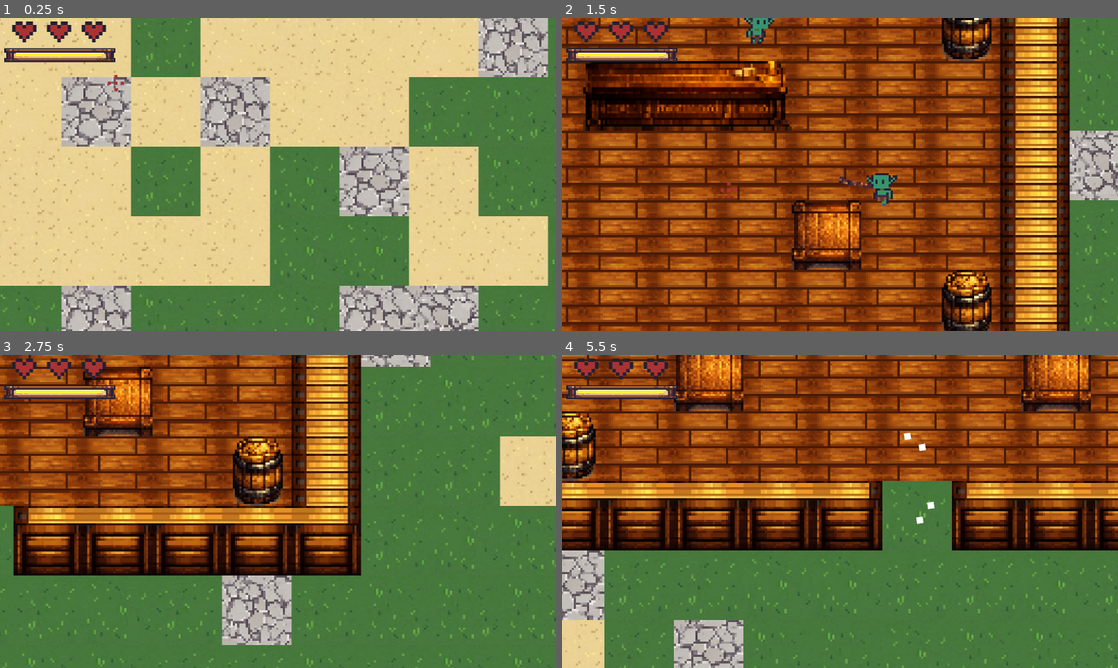
Above: before the commit, frames 1-4 (two rows, left to right).
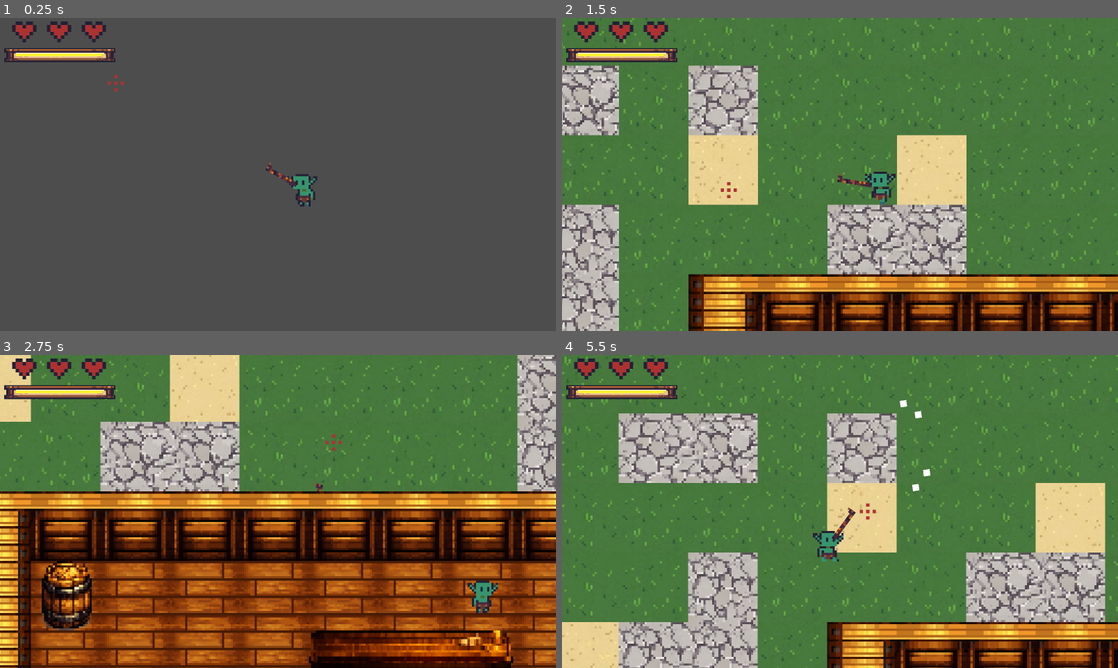
Above: after the commit, the same moments.

Repository: futurediffusion/nuclear-sand-box
Game: Godot game, scene res://scenes/main.tscn
Same seed, same stepped clock (60 frames per second), same inputs: the game is played once before the commit and once after it. This scene is started directly instead of the project's main scene. Sound files missing from this copy of the repository are replaced by a short silence.
Inputs (mouse positions are in pixels of both pictures, inside the frame that each line leads up to):
- Up to frame 1 (0.25 s): no input
- Up to frame 2 (1.5 s): tap Enter at 0.5 s; move the mouse to (962, 158) at 0.52 s; hold Right (move_right) 0.53-1.28 s; click (962, 158) at 0.6 s; move the mouse to (728, 190) at 1.27 s; hold Down (move_down) from 1.28 s (still down); right-click (728, 190) at 1.35 s
- Up to frame 3 (2.75 s): move the mouse to (333, 442) at 2.02 s; release Down (move_down) at 2.03 s; hold Right (move_right) from 2.03 s (still down); tap 1 at 2.1 s
- Up to frame 4 (5.5 s): move the mouse to (812, 574) at 2.77 s; release Right (move_right) at 2.78 s; hold Up (move_up) 2.78-3.53 s; tap 2 at 2.85 s; move the mouse to (1006, 558) at 3.52 s; hold Left (move_left) 3.53-5.03 s; tap 3 at 3.6 s; move the mouse to (673, 464) at 4.27 s; tap 4 at 4.35 s; move the mouse to (867, 511) at 5.02 s; hold Down (move_down) from 5.03 s (still down); click (867, 511) at 5.1 s

The runs differ from the first frame. In frame 1, 97% of the frame differs, in the area x 0-100%, y 0-100%; in frame 2, 92%; in frame 3, 85%; in frame 4, 81%.
Error after the commit: Invalid assignment of property or key 'tilemap' with value of type 'TileMap' on a base object of type 'Node (OcclusionController)'. (res://scripts/world/world.…

Commit message:
Support multiple tilemaps in occlusion controller

Diff:
--- a/scripts/world/OcclusionController.gd
+++ b/scripts/world/OcclusionController.gd
@@ -1,43 +1,47 @@
 extends Node
 class_name OcclusionController
 
-@export var tilemap: TileMap
+@export var tilemaps: Array[NodePath] = []
 @export var walls_layer: int = 2
 @export var fade_radius: float = 96.0
 @export var alpha_hidden: float = 0.35
 
-var _material: ShaderMaterial = null
+var _materials: Array[ShaderMaterial] = []
+var _tilemaps: Array[TileMap] = []
 
 func _ready() -> void:
-	if tilemap == null:
-		push_warning("[OcclusionController] tilemap no asignado")
-		return
-	# En Godot 4, el material del layer se setea como ShaderMaterial
-	# directamente en el TileMap y se accede via get_material()
-	# si el material fue asignado en el inspector al nodo TileMap completo.
-	# Usamos call_deferred para asegurarnos que el tilemap terminó su _ready.
-	call_deferred("_find_material")
+    call_deferred("_find_materials")
 
-func _find_material() -> void:
-	if tilemap == null:
-		return
-	# Intentar leer el material del layer via tile_set o via el nodo
-	var mat = tilemap.get_layer_modulate(walls_layer)  # solo para verificar que el layer existe
-	# El ShaderMaterial se asigna en el inspector al TileMap directamente
-	_material = tilemap.material as ShaderMaterial
-	if _material == null:
-		push_warning("[OcclusionController] asigna un ShaderMaterial al nodo WorldTileMap en el inspector")
+func _find_materials() -> void:
+    _materials.clear()
+    _tilemaps.clear()
+    for path in tilemaps:
+        var tm := get_node_or_null(path) as TileMap
+        if tm == null:
+            push_warning("[OcclusionController] tilemap no encontrado: %s" % path)
+            continue
+        var mat := tm.material as ShaderMaterial
+        if mat == null:
+            push_warning("[OcclusionController] sin ShaderMaterial en: %s" % path)
+            continue
+        _tilemaps.append(tm)
+        _materials.append(mat)
+    print("[OcclusionController] materiales encontrados: %d" % _materials.size())
 
 func _process(_delta: float) -> void:
-	if _material == null:
-		return
-	var players := get_tree().get_nodes_in_group("player")
-	if players.is_empty():
-		return
-	var player := players[0] as Node2D
-	if player == null:
-		return
-	var local_pos: Vector2 = tilemap.to_local(player.global_position)
-	_material.set_shader_parameter("player_pos", local_pos)
-	_material.set_shader_parameter("fade_radius", fade_radius)
-	_material.set_shader_parameter("alpha_hidden", alpha_hidden)
+    if _materials.is_empty():
+        return
+    var players := get_tree().get_nodes_in_group("player")
+    if players.is_empty():
+        return
+    var player := players[0] as Node2D
+    if player == null:
+        return
+    for i in range(_materials.size()):
+        var tm: TileMap = _tilemaps[i]
+        var mat: ShaderMaterial = _materials[i]
+        var local_pos: Vector2 = tm.to_local(player.global_position)
+        mat.set_shader_parameter("player_pos", local_pos)
+        mat.set_shader_parameter("fade_radius", fade_radius)
+        mat.set_shader_parameter("alpha_hidden", alpha_hidden)
+        mat.set_shader_parameter("is_behind", true)
